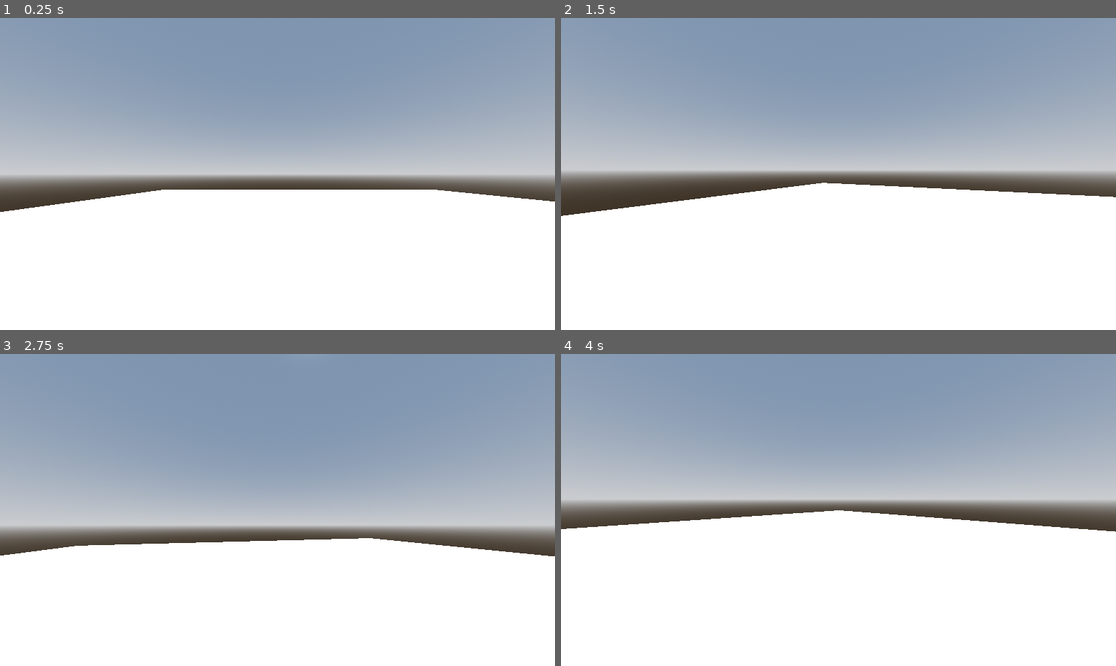
Above: before the commit, frames 1-4 (two rows, left to right).
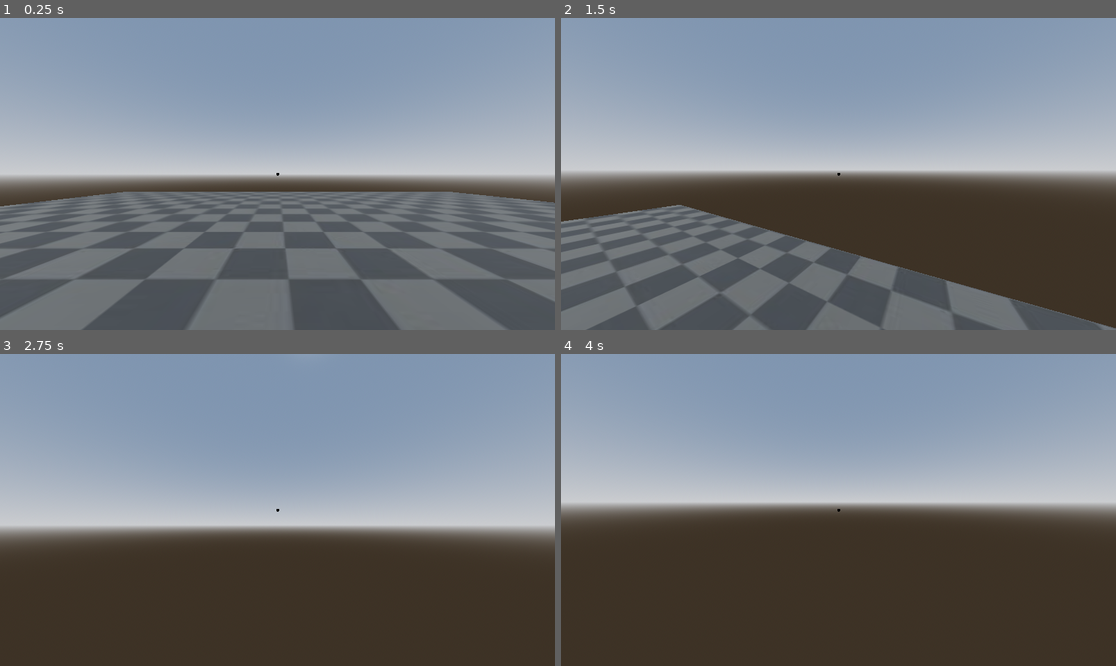
Above: after the commit, the same moments.

Repository: DabPlayZ1/Dab-s_Obby
Game: Godot game, scene res://mainbaseplate.tscn
The game is run twice, just before and just after one commit, with the same random seed, the same clock (stepped at 60 frames per second) and the same inputs.
Inputs (mouse positions are in pixels of both pictures, inside the frame that each line leads up to):
- Up to frame 1 (0.25 s): no input
- Up to frame 2 (1.5 s): tap Enter at 0.5 s; move the mouse to (866, 174) at 0.52 s; hold W (Move_Forward, bound only after the commit) from 0.53 s (still down); tap - (Decrease Sensitivity, bound only after the commit) at 0.6 s; tap Space (Jump, bound only after the commit) at 0.77, 1.07 s; tap = (Normal Sens, bound only after the commit) at 0.8, 1.35 s; move the mouse to (810, 174) at 1.27 s
- Up to frame 3 (2.75 s): keep holding W (Move_Forward, bound only after the commit); tap Space (Jump, bound only after the commit) at 1.52, 1.55, 1.82, 2.1 s; move the mouse to (288, 503) at 2.02 s; tap - (Decrease Sensitivity, bound only after the commit) at 2.3 s
- Up to frame 4 (4 s): keep holding W (Move_Forward, bound only after the commit); tap Space (Jump, bound only after the commit) at 2.75, 3.02, 3.32, 3.77, 3.8 s; move the mouse to (832, 516) at 2.77 s; tap - (Decrease Sensitivity, bound only after the commit) at 2.85 s; tap = (Normal Sens, bound only after the commit) at 3.05, 3.6 s; tap Enter at 3.5 s; move the mouse to (877, 513) at 3.52 s

The runs differ from the first frame. In frame 1, 44% of the frame differs, in the area x 0-100%, y 49-100%; in frame 2, 43%; in frame 3, 39%; in frame 4, 49%, in the area x 0-100%, y 46-100%.

Commit message:
Added alot of stuff (Movement, Texture and some more stuff)

Diff:
--- a/character.tscn
+++ b/character.tscn
@@ -1,22 +1,41 @@
 [gd_scene format=3 uid="uid://de35835dwpq62"]
 
 [ext_resource type="Script" uid="uid://dlhdwrajipxrw" path="res://player.gd" id="1_glpr6"]
+[ext_resource type="Texture2D" uid="uid://c6hc03vr0kf2s" path="res://crosshair_black.png" id="2_pjt0s"]
+
+[sub_resource type="CapsuleShape3D" id="CapsuleShape3D_vu45j"]
+height = 1.5969238
 
 [sub_resource type="CapsuleMesh" id="CapsuleMesh_vu45j"]
-
-[sub_resource type="CapsuleShape3D" id="CapsuleShape3D_vu45j"]
 
 [node name="CharacterBody3D" type="CharacterBody3D" unique_id=1173876061]
 script = ExtResource("1_glpr6")
 
+[node name="CollisionShape3D" type="CollisionShape3D" parent="." unique_id=1727004444]
+transform = Transform3D(1, 0, 0, 0, 1, 0, 0, 0, 1, 0, -0.0010986328, 0)
+shape = SubResource("CapsuleShape3D_vu45j")
+
 [node name="MeshInstance3D" type="MeshInstance3D" parent="." unique_id=1154296533]
+transform = Transform3D(1, 0, 0, 0, 0.8, 0, 0, 0, 1, 0, 0, 0)
 mesh = SubResource("CapsuleMesh_vu45j")
-
-[node name="CollisionShape3D" type="CollisionShape3D" parent="." unique_id=1727004444]
-shape = SubResource("CapsuleShape3D_vu45j")
 
 [node name="camera" type="Camera3D" parent="." unique_id=1354606409]
 unique_name_in_owner = true
 transform = Transform3D(1, 0, 0, 0, 1, 0, 0, 0, 1, 0, 0.56986785, -0.45056328)
 current = true
 fov = 90.0
+
+[node name="TextureRect" type="TextureRect" parent="." unique_id=712010589]
+anchors_preset = 8
+anchor_left = 0.5
+anchor_top = 0.5
+anchor_right = 0.5
+anchor_bottom = 0.5
+offset_left = -34.375
+offset_top = -19.25
+offset_right = 34.375
+offset_bottom = 19.25
+grow_horizontal = 2
+grow_vertical = 2
+texture = ExtResource("2_pjt0s")
+expand_mode = 1
--- a/mainbaseplate.tscn
+++ b/mainbaseplate.tscn
@@ -1,5 +1,6 @@
 [gd_scene format=3 uid="uid://cbufwe0jfixl1"]
 
+[ext_resource type="Texture2D" uid="uid://pv84anoe7pgp" path="res://Z.png" id="1_pdwh7"]
 [ext_resource type="PackedScene" uid="uid://de35835dwpq62" path="res://character.tscn" id="1_unmaq"]
 
 [sub_resource type="ProceduralSkyMaterial" id="ProceduralSkyMaterial_unmaq"]
@@ -14,7 +15,13 @@
 sky = SubResource("Sky_pdwh7")
 tonemap_mode = 2
 
-[sub_resource type="BoxMesh" id="BoxMesh_87ffc"]
+[sub_resource type="StandardMaterial3D" id="StandardMaterial3D_unmaq"]
+albedo_color = Color(0.27022192, 0.27022192, 0.27022186, 1)
+albedo_texture = ExtResource("1_pdwh7")
+uv1_scale = Vector3(10, 7.5, 1)
+
+[sub_resource type="BoxMesh" id="BoxMesh_pdwh7"]
+material = SubResource("StandardMaterial3D_unmaq")
 
 [sub_resource type="BoxShape3D" id="BoxShape3D_unmaq"]
 
@@ -28,13 +35,13 @@
 shadow_enabled = true
 
 [node name="MeshInstance3D" type="MeshInstance3D" parent="." unique_id=1956210291]
-transform = Transform3D(10, 0, 0, 0, -0.5, 8.742278e-07, 0, -4.371139e-08, -10, 0, 0, 0)
-mesh = SubResource("BoxMesh_87ffc")
+transform = Transform3D(25, 0, 0, 0, -0.5, 3.774895e-06, 0, -7.54979e-08, -25, 0, 0, 0)
+mesh = SubResource("BoxMesh_pdwh7")
 
 [node name="StaticBody3D" type="StaticBody3D" parent="MeshInstance3D" unique_id=11802865]
 
 [node name="CollisionShape3D" type="CollisionShape3D" parent="MeshInstance3D/StaticBody3D" unique_id=1632492787]
 shape = SubResource("BoxShape3D_unmaq")
 
-[node name="Character" parent="." unique_id=416415331 instance=ExtResource("1_unmaq")]
-transform = Transform3D(1, 0, 0, 0, 1, 0, 0, 0, 1, -0.7920145, 0.25770295, 1.1514249)
+[node name="CharacterBody3D" parent="." unique_id=1173876061 instance=ExtResource("1_unmaq")]
+transform = Transform3D(1, 0, 0, 0, 1, 0, 0, 0, 1, -0.779, 1.13, -0.03)
--- a/player.gd
+++ b/player.gd
@@ -1,7 +1,13 @@
 extends CharacterBody3D
 var sensitivity = 0.5
 var captured = true
+var speed = 10
+var jumpheight = 5
+var gravity = 10
+# Camera Movement
+
 func _ready() -> void:
+	print("Captured!")
 	Input.mouse_mode = Input.MOUSE_MODE_CAPTURED
 func _unhandled_input(event: InputEvent) -> void:
 	if event is InputEventMouseMotion and captured == true:
@@ -15,3 +21,24 @@
 		else:
 			captured = true
 			Input.mouse_mode = Input.MOUSE_MODE_CAPTURED
+	if Input.is_action_just_pressed("Increase Sensitivity"):
+		sensitivity += 0.05
+		print(sensitivity)
+	elif Input.is_action_just_pressed("Decrease Sensitivity") and sensitivity > 0.11:
+		sensitivity -= 0.05
+		print(sensitivity)
+	elif Input.is_action_just_pressed("Normal Sens"):
+		sensitivity = 0.5
+		print(sensitivity)
+
+func _physics_process(delta: float) -> void:
+	var directions := Input.get_vector("Move_Left", "Move_Right", "Move_Forward", "Move_Backwards")
+	var movement := Vector3(directions.x, 0, directions.y)
+	var local_movement = transform.basis * movement
+	velocity.x = local_movement.x * speed
+	velocity.z = local_movement.z * speed
+	velocity.y -= gravity * delta
+	if Input.is_action_just_pressed("Jump") and is_on_floor():
+			velocity.y += jumpheight
+
+	move_and_slide()
--- a/project.godot
+++ b/project.godot
@@ -15,6 +15,49 @@
 config/features=PackedStringArray("4.6", "GL Compatibility")
 config/icon="res://icon.svg"
 
+[input]
+
+"Increase Sensitivity"={
+"deadzone": 0.2,
+"events": [Object(InputEventKey,"resource_local_to_scene":false,"resource_name":"","device":-1,"window_id":0,"alt_pressed":false,"shift_pressed":true,"ctrl_pressed":false,"meta_pressed":false,"pressed":false,"keycode":0,"physical_keycode":61,"key_label":0,"unicode":43,"location":0,"echo":false,"script":null)
+]
+}
+"Decrease Sensitivity"={
+"deadzone": 0.2,
+"events": [Object(InputEventKey,"resource_local_to_scene":false,"resource_name":"","device":-1,"window_id":0,"alt_pressed":false,"shift_pressed":false,"ctrl_pressed":false,"meta_pressed":false,"pressed":false,"keycode":0,"physical_keycode":45,"key_label":0,"unicode":45,"location":0,"echo":false,"script":null)
+]
+}
+"Normal Sens"={
+"deadzone": 0.2,
+"events": [Object(InputEventKey,"resource_local_to_scene":false,"resource_name":"","device":-1,"window_id":0,"alt_pressed":false,"shift_pressed":false,"ctrl_pressed":false,"meta_pressed":false,"pressed":false,"keycode":0,"physical_keycode":61,"key_label":0,"unicode":61,"location":0,"echo":false,"script":null)
+]
+}
+Move_Forward={
+"deadzone": 0.2,
+"events": [Object(InputEventKey,"resource_local_to_scene":false,"resource_name":"","device":-1,"window_id":0,"alt_pressed":false,"shift_pressed":false,"ctrl_pressed":false,"meta_pressed":false,"pressed":false,"keycode":0,"physical_keycode":87,"key_label":0,"unicode":119,"location":0,"echo":false,"script":null)
+]
+}
+Move_Backwards={
+"deadzone": 0.2,
+"events": [Object(InputEventKey,"resource_local_to_scene":false,"resource_name":"","device":-1,"window_id":0,"alt_pressed":false,"shift_pressed":false,"ctrl_pressed":false,"meta_pressed":false,"pressed":false,"keycode":0,"physical_keycode":83,"key_label":0,"unicode":115,"location":0,"echo":false,"script":null)
+]
+}
+Move_Left={
+"deadzone": 0.2,
+"events": [Object(InputEventKey,"resource_local_to_scene":false,"resource_name":"","device":-1,"window_id":0,"alt_pressed":false,"shift_pressed":false,"ctrl_pressed":false,"meta_pressed":false,"pressed":false,"keycode":0,"physical_keycode":65,"key_label":0,"unicode":97,"location":0,"echo":false,"script":null)
+]
+}
+Move_Right={
+"deadzone": 0.2,
+"events": [Object(InputEventKey,"resource_local_to_scene":false,"resource_name":"","device":-1,"window_id":0,"alt_pressed":false,"shift_pressed":false,"ctrl_pressed":false,"meta_pressed":false,"pressed":false,"keycode":0,"physical_keycode":68,"key_label":0,"unicode":100,"location":0,"echo":false,"script":null)
+]
+}
+Jump={
+"deadzone": 0.2,
+"events": [Object(InputEventKey,"resource_local_to_scene":false,"resource_name":"","device":-1,"window_id":0,"alt_pressed":false,"shift_pressed":false,"ctrl_pressed":false,"meta_pressed":false,"pressed":false,"keycode":0,"physical_keycode":32,"key_label":0,"unicode":32,"location":0,"echo":false,"script":null)
+]
+}
+
 [physics]
 
 3d/physics_engine="Jolt Physics"
Binary file added: 6acNegqXE8H8xdu9lAtF8gAAAABJRU5ErkJggg.png
Not shown, added: 6acNegqXE8H8xdu9lAtF8gAAAABJRU5ErkJggg.png.import
Binary file added: Z.png
Not shown, added: Z.png.import
Binary file added: crosshair_black.png
Not shown, added: crosshair_black.png.import
Binary file added: crosshair_blue.png
Not shown, added: crosshair_blue.png.import
Binary file added: crosshair_lime.png
Not shown, added: crosshair_lime.png.import
Binary file added: crosshair_red.png
Not shown, added: crosshair_red.png.import
(and 4 more such lines)
